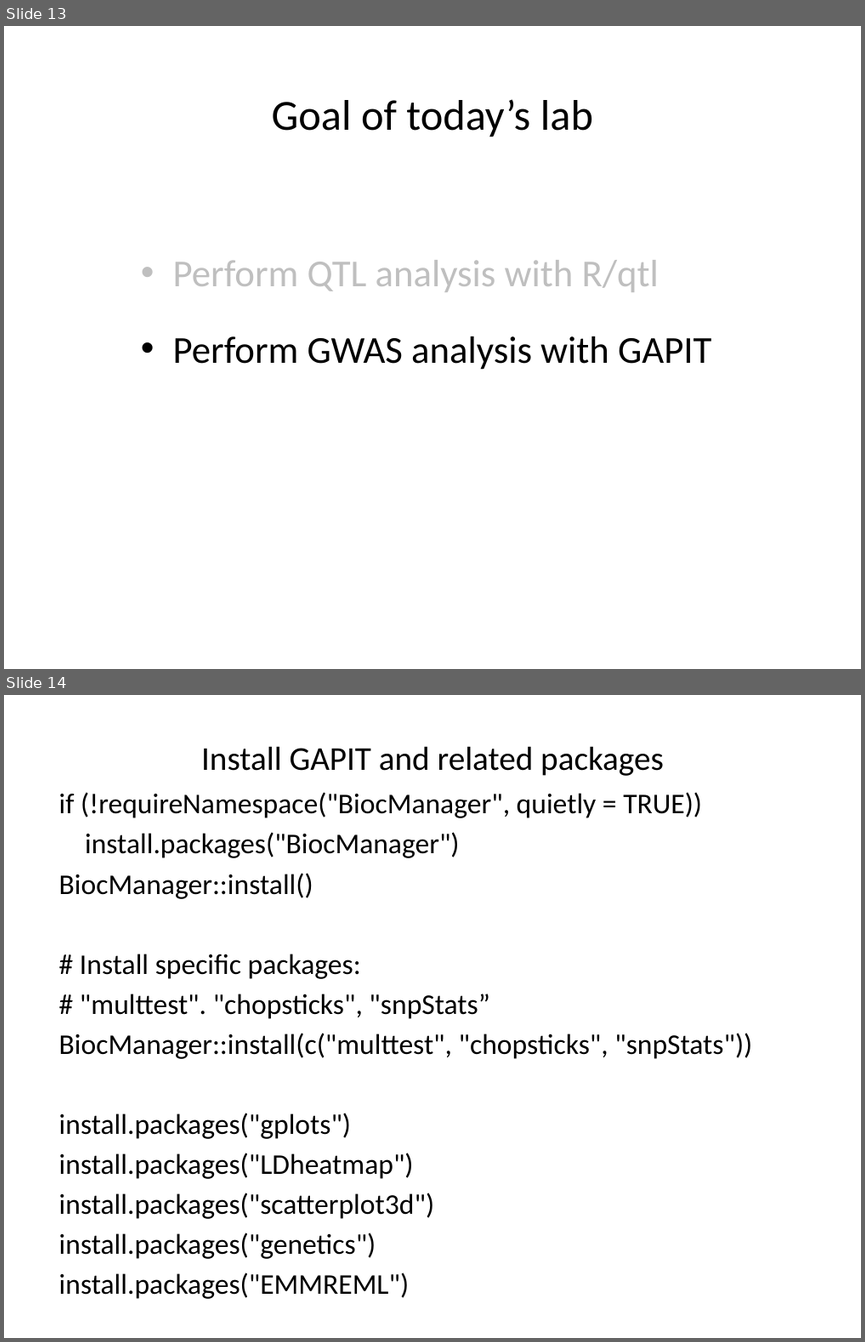
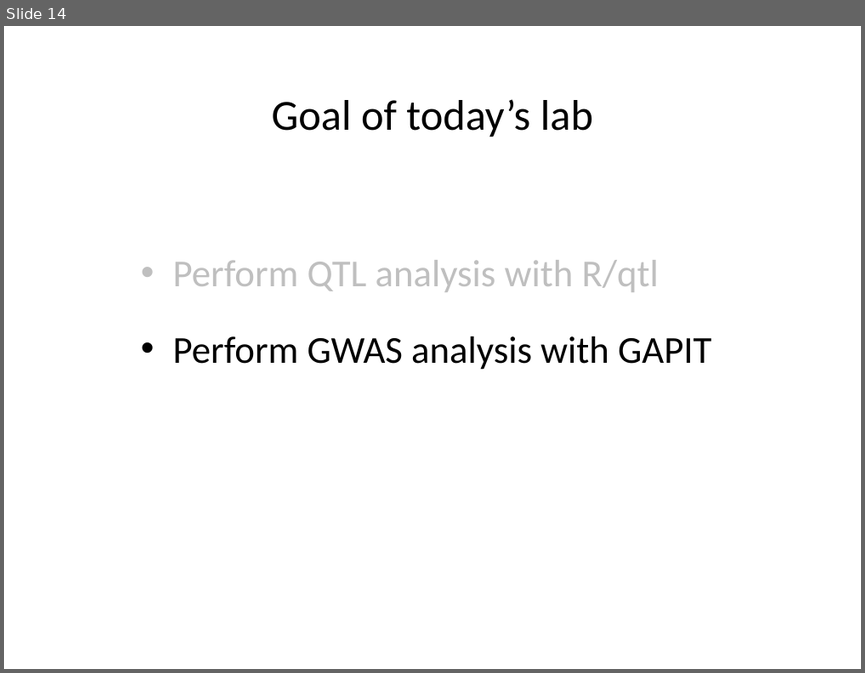
Before and after one commit to liu3zhenlab/teaching, a slide deck: PLPTH813Bioinformatis/2023/labs/lab07_qtl_gwas.pptx. Shown one above the other, each under a label of ours: slides 13 and 14 before the commit, slide 14 after it. The pictures are 865x1342 and 865x673 pixels, drawn with LibreOffice and Linux fonts; fonts in the diff are those of the drawing. Boxes give left, top, right and bottom in pixels: in the first picture for what was removed or moved away, otherwise in the second. Text is boxed around its words. In the diff, an @@ line names an element or a change of style, - is before the commit and + after.

```diff
--- a/PLPTH813Bioinformatis/2023/labs/lab07_qtl_gwas.pptx
+++ b/PLPTH813Bioinformatis/2023/labs/lab07_qtl_gwas.pptx
@@ slide 14 removed at [4, 695, 861, 1338], background #FFFFFF @@
@@ title removed at [201, 746, 664, 776] @@
-Install GAPIT and related packages
@@ text removed at [59, 792, 752, 1299] @@
-if (!requireNamespace("BiocManager", quietly = TRUE))
-install.packages("BiocManager")
-BiocManager::install()
-# Install specific packages:
-# "multtest". "chopsticks", "snpStats”
-BiocManager::install(c("multtest", "chopsticks", "snpStats"))
-install.packages("gplots")
-install.packages("LDheatmap")
-install.packages("scatterplot3d")
-install.packages("genetics")
-install.packages("EMMREML")
@@ what was slide 13 is now slide 14 @@
```
Also in this commit, not shown: 8 slides changed, 3 slides added, 1 other slide removed, 1 other file.
